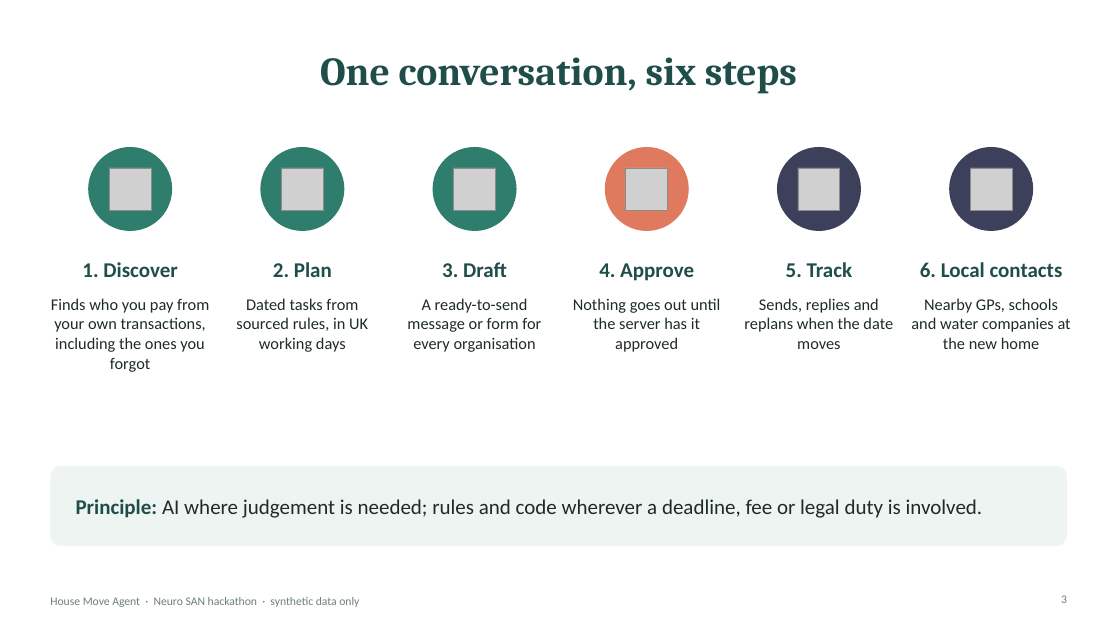
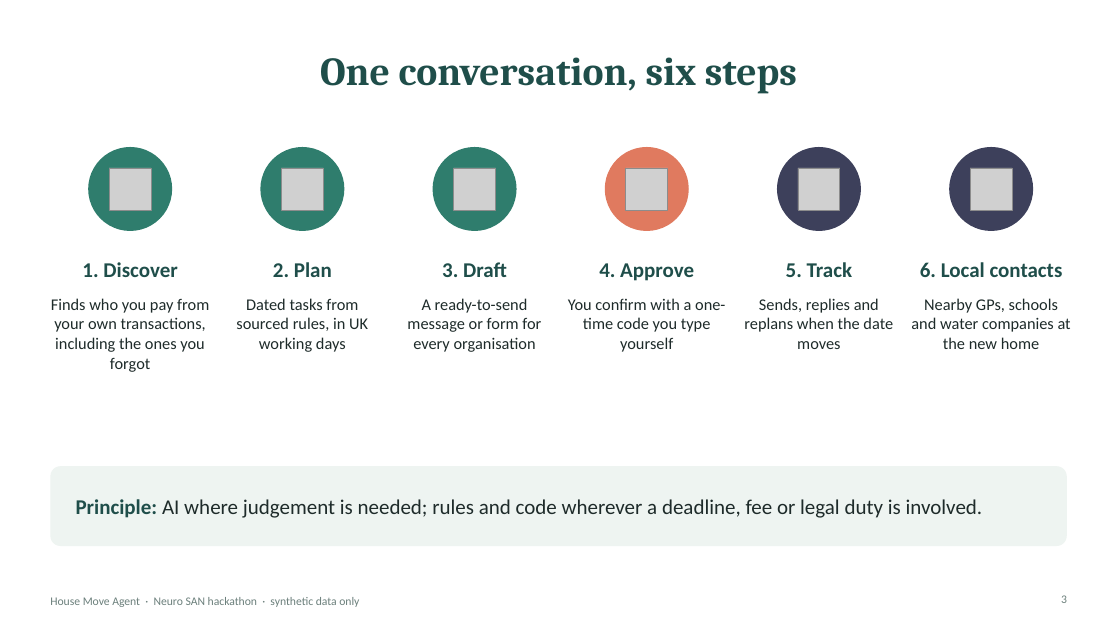
Before and after one commit to varadarajp/neuro-san-house-move, a slide deck: slide 3 of House_Move_Agent.pptx. Drawn at 1120x630 pixels with LibreOffice and Linux fonts; fonts in the diff are those of the drawing; grey boxes stand for pictures. Boxes give left, top, right and bottom in pixels: in the first picture for what was removed or moved away, otherwise in the second. Text is boxed around its words. In the diff, an @@ line names an element or a change of style, - is before the commit and + after.

```diff
--- a/House_Move_Agent.pptx
+++ b/House_Move_Agent.pptx
@@ text at bbox=[568, 298, 725, 352]: text changed @@
-Nothing goes out until the server has it approved
+You confirm with a one-time code you type yourself
```
Also in this commit, not shown: 2 other slides changed, 20 other files.
